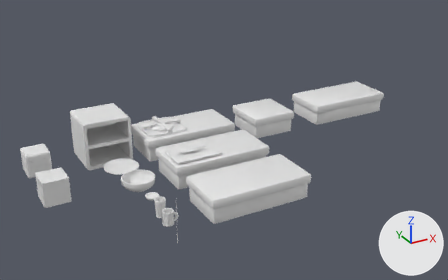
A saved change to the Blender file stage00_all.blend.
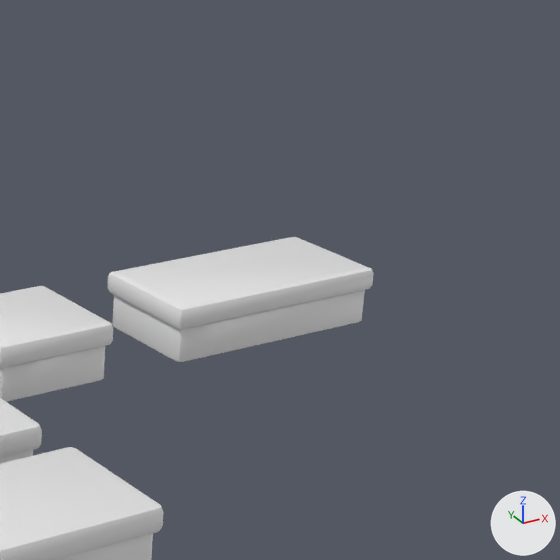
Each version appears first whole from a camera (50 mm lens) standing at (-2.16, -11.83, 5.46) and looking at (3.75, -1.08, 0.08), and next in a close-up on the part from 57% to 100% of the width and 0% to 69% of the height. Arrows for +X, +Y and +Z are at lower right; the lights stay in place.

In view in the first close-up: '1칸조리대', '2칸조리대', '도마', '튀김기'.
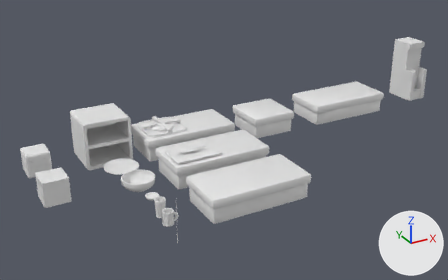
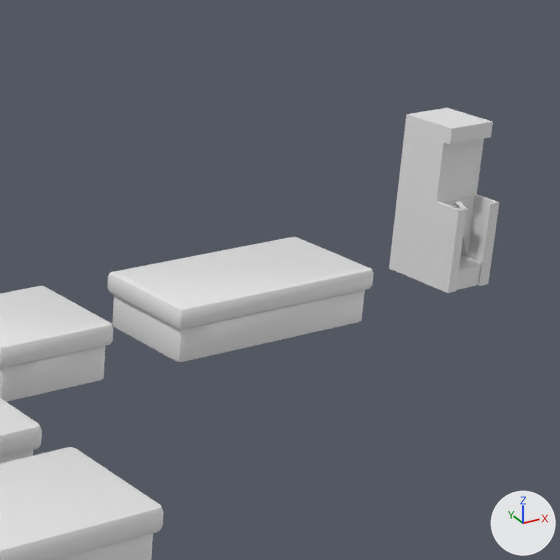
Commit message: [추가] 디스펜서

Where the change shows, as pixel boxes (x1, y1, x2, y2) in the close-ups (560 x 560 px):
'디스펜서', added
    after: (389, 108, 499, 293)

Edits to the bpy script that builds the scene:
```text
Add me_cube:
    me_cube.from_pydata(...)  # 258 vertices, 252 faces; spans x -0.72..0.72, y -2.13..1.0, z -1.0..1.0
    me_cube.polygons.foreach_set('use_smooth', [True] * 252)
Add ob_디스펜서:
    ob_디스펜서 = bpy.data.objects.new('디스펜서', me_cube)
    ob_디스펜서.location = (9.947, 0.0, 0.5)
    ob_디스펜서.scale = (0.347, 0.25, 0.75)
```
